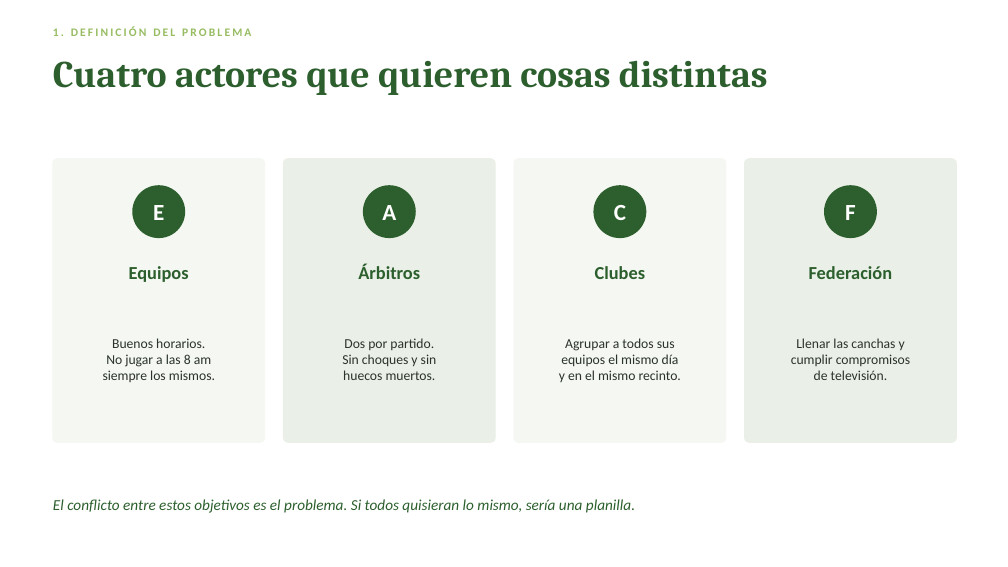
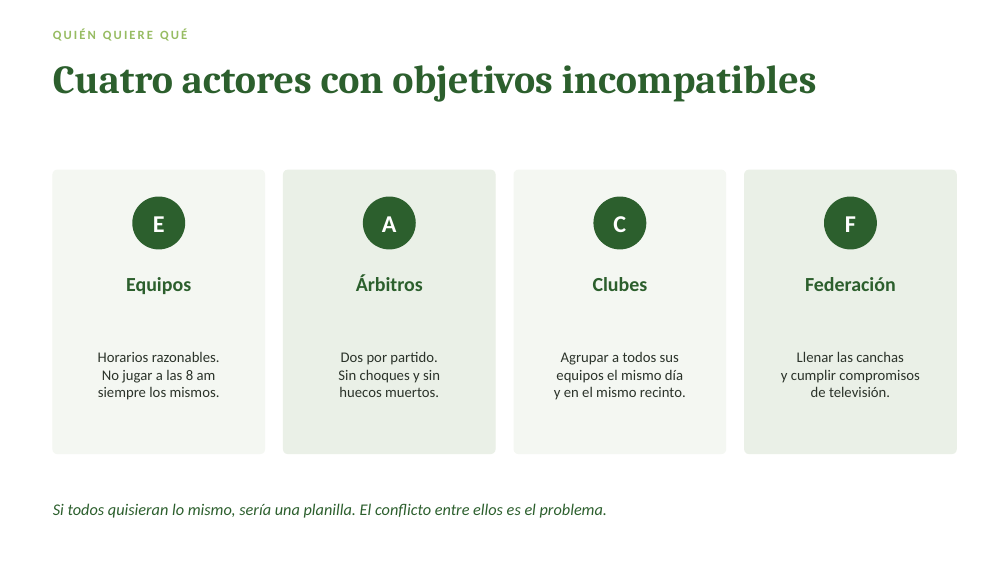
Before and after one commit to Panchoapc/hockey-planner, a slide deck: slide 3 of Caso-Practico-WhereX-Francisco-Pieper.pptx (slide 4 before the commit). Drawn at 1008x567 pixels with LibreOffice and Linux fonts; fonts in the diff are those of the drawing. Boxes give left, top, right and bottom in pixels: in the first picture for what was removed or moved away, otherwise in the second. Text is boxed around its words. In the diff, an @@ line names an element or a change of style, - is before the commit and + after.

```diff
--- a/Caso-Practico-WhereX-Francisco-Pieper.pptx
+++ b/Caso-Practico-WhereX-Francisco-Pieper.pptx
@@ text removed at <box>53,26,251,36</box> @@
-1. DEFINICIÓN DEL PROBLEMA
@@ text added at <box>53,28,187,41</box>, 12 pt, text #97BC62, bold @@
+QUIÉN QUIERE QUÉ
@@ text at <box>53,65,817,102</box>: text changed; size 36 to 38 pt @@
-Cuatro actores que quieren cosas distintas
+Cuatro actores con objetivos incompatibles
@@ size 22 to 23 pt in 4 elements at <box>153,216,165,232</box>, <box>613,216,626,232</box>, <box>845,216,856,232</box>, <box>382,216,397,232</box> @@
@@ 8 texts, 4 rounded rectangles, 4 ellipses: place and size @@
-8 texts, 4 rounded rectangles, 4 ellipses at <box>53,159,957,442</box>
+8 texts, 4 rounded rectangles, 4 ellipses at <box>53,170,957,454</box>
@@ size 17.5 to 19 pt in 4 elements at <box>126,277,191,294</box>, <box>356,274,423,291</box>, <box>593,277,648,291</box>, <box>805,277,896,291</box> @@
@@ text "Horarios razonables.": place and size @@
-text "Horarios razonables." at <box>103,338,215,382</box>
+text "Horarios razonables." at <box>98,351,220,400</box>
@@ text "Dos por partido." at <box>338,351,440,397</box>: size 13 to 14 pt @@
@@ text "Dos por partido.": place and size @@
-text "Dos por partido." at <box>342,338,437,380</box>
+text "Dos por partido." at <box>338,351,440,397</box>
@@ text "Agrupar a todos sus": place and size @@
-text "Agrupar a todos sus" at <box>559,338,681,382</box>
+text "Agrupar a todos sus" at <box>554,352,686,400</box>
@@ text "Agrupar a todos sus" at <box>554,352,686,400</box>: size 13 to 14 pt @@
@@ text "Llenar las canchas": place and size @@
-text "Llenar las canchas" at <box>791,338,910,380</box>
+text "Llenar las canchas" at <box>781,351,919,397</box>
@@ text at <box>98,351,220,362</box>: text changed; size 13 to 14 pt @@
-Buenos horarios.
+Horarios razonables.
@@ text at <box>781,351,919,383</box>: text changed; size 13 to 14 pt @@
-Llenar las canchas y
-cumplir compromisos
+Llenar las canchas
+y cumplir compromisos
@@ text at <box>98,370,220,400</box>: size 13 to 14 pt in "No jugar a las 8 am", "siempre los mismos." @@
@@ text at <box>811,386,890,397</box>: size 13 to 14 pt in "de televisión." @@
@@ text at <box>53,503,607,518</box>: text changed; size 14.5 to 15.5 pt @@
-El conflicto entre estos objetivos es el problema. Si todos quisieran lo mismo, sería una planilla.
+Si todos quisieran lo mismo, sería una planilla. El conflicto entre ellos es el problema.
```
Also in this commit, not shown: 8 other slides changed, 9 slides added, 7 slides removed, 1 other file.
